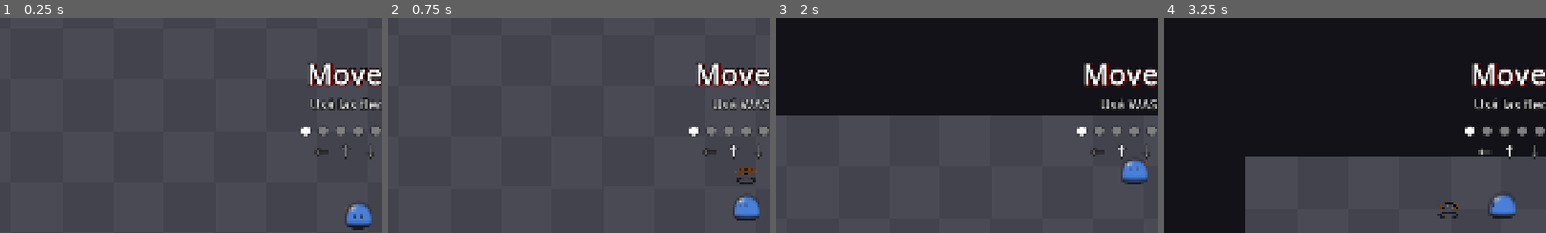
Above: before the commit, frames 1-4 (left to right).
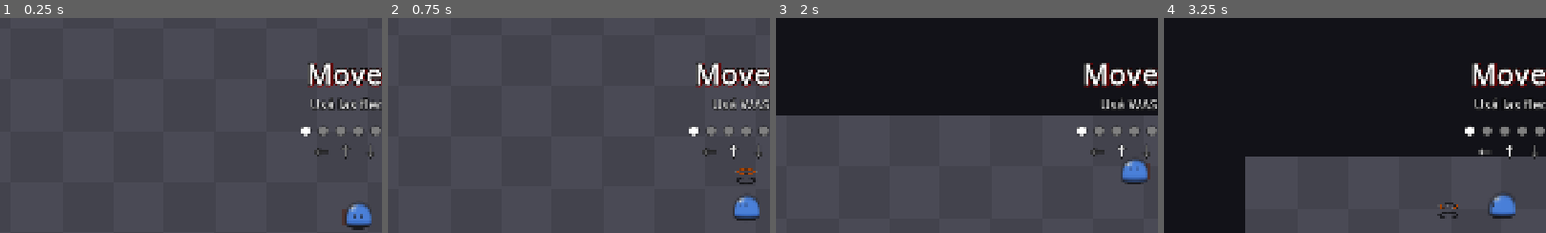
Above: after the commit, the same moments.

Repository: Lucarni-Lucas/entrega-boss-lucarni-lucas
Game: Godot game, scene res://scenes/tutorial/tutorial.tscn
The game is run twice, just before and just after one commit, with the same random seed, the same clock (stepped at 60 frames per second) and the same inputs. This scene is started directly instead of the project's main scene.
Inputs (mouse positions are % of the whole screen's width and height, from its top left):
- Up to frame 1 (0.25 s): no input
- Up to frame 2 (0.75 s): tap Enter at 0.5 s; move the mouse to (45, 70) at 0.52 s; hold W (mover_arriba) from 0.53 s (still down); tap Z (boomerang) at 0.6 s; click (45, 70) at 0.67 s
- Up to frame 3 (2 s): keep holding W (mover_arriba); tap X (dive) at 0.8, 1.35 s; move the mouse to (80, 65) at 1.27 s; tap Space (ground_pound) at 1.55 s
- Up to frame 4 (3.25 s): move the mouse to (20, 35) at 2.02 s; release W (mover_arriba) at 2.03 s; hold A (mover_izquierda) from 2.03 s (still down); tap Space (ground_pound) at 2.1 s; tap C (slash) at 2.3, 2.85 s; move the mouse to (55, 50) at 2.77 s; click (55, 50) at 2.92 s; tap Z (boomerang) at 3.05 s
The pictures show only the part of the screen within x 3-53%, y 2-52%; the shares and areas given below are measured in that part.

The runs differ from the first frame. In frame 1, less than 0.1% of the frame differs, in the area x 89-91%, y 88-97%; in frame 2, less than 0.1%, in the area x 91-97%, y 69-73%; in frame 3, less than 0.1%; in frame 4, less than 0.1%.
Error before the commit: Invalid access to property or key 'en_vuelo' on a base object of type 'Nil'. (res://scenes/player/boomerang.gd:70)
Error after the commit: Invalid access to property or key 'en_vuelo' on a base object of type 'Nil'. (res://scenes/player/boomerang.gd:71)

Commit message:
cambio el sprite del boomerang y lo arreglo para una mejor visualizacion

Diff:
--- a/entrega-boss-lucarni-lucas/scenes/boomerang/boomerang.tscn
+++ b/entrega-boss-lucarni-lucas/scenes/boomerang/boomerang.tscn
@@ -61,7 +61,7 @@
 [sub_resource type="Gradient" id="Gradient_tave6"]
 interpolation_mode = 1
 offsets = PackedFloat32Array(0.1724138, 0.42528737, 0.50574714, 0.62068963, 0.68582374)
-colors = PackedColorArray(1, 1, 1, 0, 0, 0, 0, 1, 0.49231848, 0.22935726, 0, 1, 0, 0, 0, 1, 1, 1, 1, 0)
+colors = PackedColorArray(1, 1, 1, 0, 0.1254902, 0.1254902, 0.14117648, 1, 0.6666667, 0.26666668, 0, 1, 0.1254902, 0.1254902, 0.14117648, 1, 1, 1, 1, 0)
 
 [sub_resource type="GradientTexture2D" id="GradientTexture2D_13qdw"]
 gradient = SubResource("Gradient_tave6")
--- a/entrega-boss-lucarni-lucas/scenes/player/boomerang.gd
+++ b/entrega-boss-lucarni-lucas/scenes/player/boomerang.gd
@@ -11,6 +11,8 @@
 @export var alpha_guardado := 0.35
 @export_range(0, 1, 0.01) var perfil_minimo := 0.12
 @export_range(-180, 180, 5, "suffix:°") var rotacion_textura := 45.0
+@export_range(0, 1, 0.05) var perspectiva_en_mano := 0.1
+@export_range(0, 64, 1, "suffix:px") var altura_en_mano := 20.0
 
 @onready var _en_mano: Node2D = $EnMano
 @onready var _visual_mano: Sprite2D = $EnMano/Visual
@@ -38,7 +40,6 @@
 			player.liberar_verbo(self)
 	elif Input.is_action_just_pressed("boomerang"):
 		player.intentar_activar(self)
-	_actualizar_visual(player)
 
 
 func estados_validos() -> Array:
@@ -79,21 +80,21 @@
 	_proyectil.precalentar(player.global_position)
 
 
-func _actualizar_visual(player: Player) -> void:
+func actualizar_visual(player: Player, direccion: Vector2) -> void:
 	_en_mano.visible = not _proyectil.en_vuelo and not player.esta_slasheando()
 	if not _en_mano.visible:
 		return
 	var base := _offset_en_mano + Vector2(0, -player.z)
-	var mirada := player.ultima_direccion.angle()
+	var mirada := direccion.angle()
 	if player.tiene_boomerang:
-		_mostrar_en_mano(player, base, mirada + PI / 2.0)
+		_mostrar_en_mano(player, mirada + PI / 2.0)
 	else:
 		_mostrar_guardado(base, mirada)
 
 
-func _mostrar_en_mano(player: Player, base: Vector2, angulo: float) -> void:
-	var achatado := Vector2(cos(angulo), sin(angulo) * player.params.anim_perspectiva)
-	_en_mano.position = base + achatado * radio_en_mano
+func _mostrar_en_mano(player: Player, angulo: float) -> void:
+	var achatado := Vector2(cos(angulo), sin(angulo) * perspectiva_en_mano)
+	_en_mano.position = Vector2(0, -altura_en_mano - player.z) + achatado * radio_en_mano
 	_en_mano.z_index = -1 if sin(angulo) < 0.0 else 0
 	_visual_mano.rotation = 0.0
 	## Placa vertical girando: de frente se ve entera, de costado casi una línea.
@@ -116,4 +117,3 @@
 	if _proyectil.en_vuelo:
 		_proyectil.guardar()
 	player.tiene_boomerang = true
-	_actualizar_visual(player)
--- a/entrega-boss-lucarni-lucas/scenes/player/ojos.gd
+++ b/entrega-boss-lucarni-lucas/scenes/player/ojos.gd
@@ -7,25 +7,21 @@
 @export var profundidad := 6.0
 @export_range(0, 1, 0.05) var alpha_detras := 0.35
 @export_range(0, 1, 0.05) var ancho_minimo := 0.7
-@export var velocidad_giro := 12.0
 @export var corrimiento_por_velocidad := 0.04
 @export var corrimiento_max := 12.0
 @export var limite := 24.0
-
-var _angulo := 0.0
 
 @onready var _ojos: Array[Sprite2D] = [$Ojo1, $Ojo2]
 @onready var _escala_ojo: Vector2 = $Ojo1.scale
 
 
-func actualizar(direccion: Vector2, velocidad: Vector2, en_suelo: bool) -> void:
-	_girar_hacia(atan2(direccion.x, direccion.y), 1.0 - exp(-velocidad_giro * get_physics_process_delta_time()))
+func actualizar(angulo: float, velocidad: Vector2, en_suelo: bool) -> void:
 	var altura := altura_suelo if en_suelo else altura_aire
 	var corrimiento := (velocidad * corrimiento_por_velocidad).limit_length(corrimiento_max)
 	var separacion_rad := deg_to_rad(separacion)
-	_ubicar(_ojos[0], _angulo + separacion_rad, altura, corrimiento)
-	_ubicar(_ojos[1], _angulo - separacion_rad, altura, corrimiento)
-	var adelante := _ojos[0] if cos(_angulo + separacion_rad) > cos(_angulo - separacion_rad) else _ojos[1]
+	_ubicar(_ojos[0], angulo + separacion_rad, altura, corrimiento)
+	_ubicar(_ojos[1], angulo - separacion_rad, altura, corrimiento)
+	var adelante := _ojos[0] if cos(angulo + separacion_rad) > cos(angulo - separacion_rad) else _ojos[1]
 	move_child(adelante, -1)
 
 
@@ -34,10 +30,3 @@
 	ojo.position = (Vector2(radio * sin(longitud), altura - profundidad * (1.0 - frente)) + corrimiento).limit_length(limite)
 	ojo.scale.x = _escala_ojo.x * lerpf(ancho_minimo, 1.0, absf(frente))
 	ojo.modulate.a = lerpf(alpha_detras, 1.0, smoothstep(-0.15, 0.15, frente))
-
-
-func _girar_hacia(objetivo: float, peso: float) -> void:
-	var diferencia := angle_difference(_angulo, objetivo)
-	if absf(diferencia) > PI * 0.8 and absf(_angulo + diferencia) > PI + 0.01:
-		diferencia -= signf(diferencia) * TAU
-	_angulo = wrapf(_angulo + diferencia * peso, -PI, PI)
--- a/entrega-boss-lucarni-lucas/scenes/player/player.gd
+++ b/entrega-boss-lucarni-lucas/scenes/player/player.gd
@@ -250,6 +250,7 @@
 	_sprite.caminar(velocity.length() if esta_en_suelo() else 0.0, params)
 	_sprite.cambiar_forma(esta_en_suelo())
 	_sprite.mirar(ultima_direccion, velocidad, esta_en_suelo())
+	_boomerang.actualizar_visual(self, _sprite.direccion_mirada())
 
 
 func volver_al_inicio() -> void:
--- a/entrega-boss-lucarni-lucas/scenes/player/player.tscn
+++ b/entrega-boss-lucarni-lucas/scenes/player/player.tscn
@@ -18,6 +18,7 @@
 [ext_resource type="Script" uid="uid://y7u8l2ee16wo" path="res://scenes/player/ojos.gd" id="16_ojos"]
 [ext_resource type="Texture2D" uid="uid://chr0n7bq6fiu8" path="res://assets/player/ojo.png" id="17_ojo"]
 [ext_resource type="Shader" uid="uid://djev3bjnlk8s1" path="res://scenes/player/fatiga.gdshader" id="18_fatiga"]
+[ext_resource type="Texture2D" uid="uid://d00n8op8mg870" path="res://assets/player/boomerang.png" id="19_boomerang"]
 
 [sub_resource type="CircleShape2D" id="CircleShape2D_xrivr"]
 radius = 1.0
@@ -37,7 +38,7 @@
 [sub_resource type="Gradient" id="Gradient_je7p5"]
 interpolation_color_space = 2
 offsets = PackedFloat32Array(0.29464287, 0.32142857, 0.35249043, 0.3794643, 0.5089286, 0.5363985, 0.56696427, 0.625)
-colors = PackedColorArray(1, 1, 1, 0, 0.5137255, 0.23137255, 0, 0, 0, 0, 0, 1, 0.515625, 0.22961426, 0, 1, 0.5137255, 0.23137255, 0, 1, 0, 0, 0, 1, 0.5137255, 0.23137255, 0, 0.12156863, 1, 1, 1, 0)
+colors = PackedColorArray(1, 1, 1, 0, 0.6666667, 0.26666668, 0, 0, 0.1254902, 0.1254902, 0.14117648, 1, 0.6666667, 0.26666668, 0, 1, 0.6666667, 0.26666668, 0, 1, 0.1254902, 0.1254902, 0.14117648, 1, 0.6666667, 0.26666668, 0, 0.12156863, 1, 1, 1, 0)
 
 [sub_resource type="GradientTexture2D" id="GradientTexture2D_qek5x"]
 gradient = SubResource("Gradient_je7p5")
@@ -46,19 +47,6 @@
 fill = 1
 fill_from = Vector2(0.5, 0.1)
 fill_to = Vector2(1, 1)
-
-[sub_resource type="Gradient" id="Gradient_fm80t"]
-interpolation_mode = 2
-interpolation_color_space = 2
-offsets = PackedFloat32Array(0.6436782, 0.7126437, 0.743295, 0.9425287, 0.97318006, 1)
-colors = PackedColorArray(1, 1, 1, 0, 0, 0, 0, 1, 0.5372549, 0.2509804, 0, 1, 0.5372549, 0.2509804, 0, 1, 0, 0, 0, 1, 1, 1, 1, 0)
-
-[sub_resource type="GradientTexture2D" id="GradientTexture2D_7f2x3"]
-gradient = SubResource("Gradient_fm80t")
-width = 32
-height = 32
-fill = 2
-fill_from = Vector2(0.25, 0.75)
 
 [sub_resource type="CircleShape2D" id="CircleShape2D_13qdw"]
 radius = 20.0
@@ -149,12 +137,15 @@
 script = ExtResource("10_je7p5")
 escena_boomerang = ExtResource("12_fm80t")
 perfil_minimo = 0.2
+rotacion_textura = 75.0
 
 [node name="EnMano" type="Node2D" parent="Boomerang" unique_id=1825224933]
 position = Vector2(0, -32)
 
 [node name="Visual" type="Sprite2D" parent="Boomerang/EnMano" unique_id=1182111535]
-texture = SubResource("GradientTexture2D_7f2x3")
+texture_filter = 4
+scale = Vector2(0.333, 0.333)
+texture = ExtResource("19_boomerang")
 
 [node name="Hurtbox" parent="." unique_id=1222409529 instance=ExtResource("13_gx1jg")]
 collision_layer = 2
--- a/entrega-boss-lucarni-lucas/scenes/player/sprite.gd
+++ b/entrega-boss-lucarni-lucas/scenes/player/sprite.gd
@@ -2,8 +2,10 @@
 
 @export var textura_suelo: Texture2D
 @export var textura_aire: Texture2D
+@export var velocidad_giro := 12.0
 
 var _tween: Tween
+var _angulo := 0.0
 var _paso := 0.0
 var _escala_paso := Vector2.ONE
 var _deformacion := Vector2.ONE:
@@ -59,4 +61,16 @@
 
 
 func mirar(direccion: Vector2, velocidad: Vector2, en_suelo: bool) -> void:
-	_ojos.actualizar(direccion, velocidad, en_suelo)
+	_girar_hacia(atan2(direccion.x, direccion.y), 1.0 - exp(-velocidad_giro * get_physics_process_delta_time()))
+	_ojos.actualizar(_angulo, velocidad, en_suelo)
+
+
+func direccion_mirada() -> Vector2:
+	return Vector2(sin(_angulo), cos(_angulo))
+
+
+func _girar_hacia(objetivo: float, peso: float) -> void:
+	var diferencia := angle_difference(_angulo, objetivo)
+	if absf(diferencia) > PI * 0.8 and absf(_angulo + diferencia) > PI + 0.01:
+		diferencia -= signf(diferencia) * TAU
+	_angulo = wrapf(_angulo + diferencia * peso, -PI, PI)
Binary file added: entrega-boss-lucarni-lucas/assets/player/boomerang.png
Not shown, added: entrega-boss-lucarni-lucas/assets/player/boomerang.png.import
